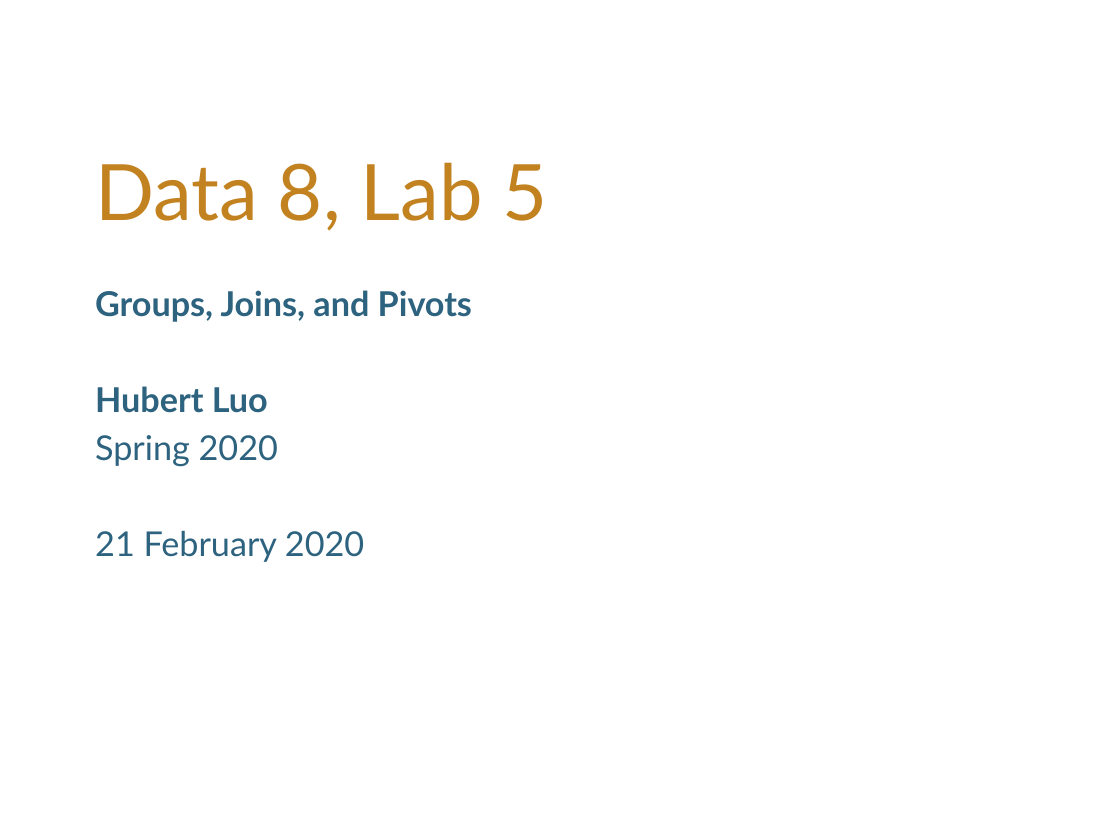
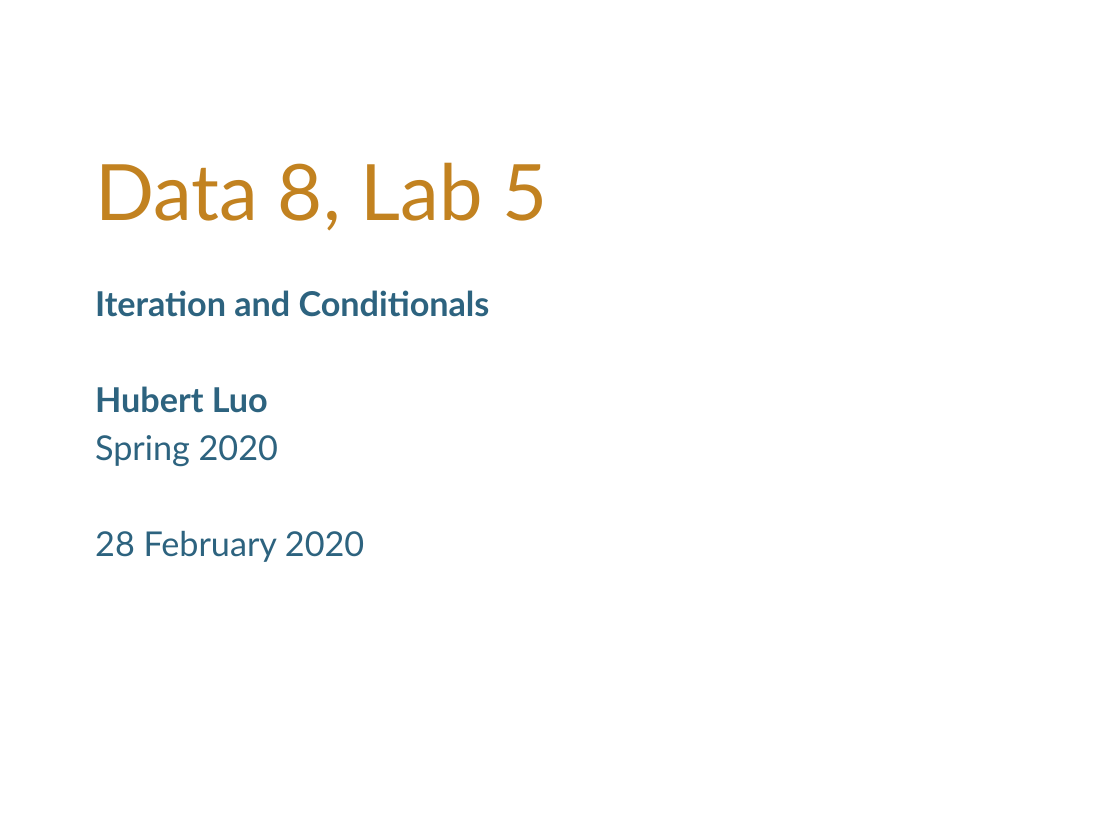
Before and after one commit to hLuo27/teaching, a slide deck: slide 1 of data8/slides/sp20_lab5.pptx. Drawn at 1120x840 pixels with LibreOffice and Linux fonts; fonts in the diff are those of the drawing; background and template pictures are left out. Boxes give left, top, right and bottom in pixels: in the first picture for what was removed or moved away, otherwise in the second. Text is boxed around its words. In the diff, an @@ line names an element or a change of style, - is before the commit and + after.

```diff
--- a/data8/slides/sp20_lab5.pptx
+++ b/data8/slides/sp20_lab5.pptx
@@ subtitle at <box>95,290,490,317</box>: text changed @@
-Groups, Joins, and Pivots
+Iteration and Conditionals
@@ subtitle at <box>95,530,364,562</box>: text changed @@
-21 February 2020
+28 February 2020
```
Also in this commit, not shown: 1 other slide changed, 1 slide added, 3 slides removed, 3 other files.
